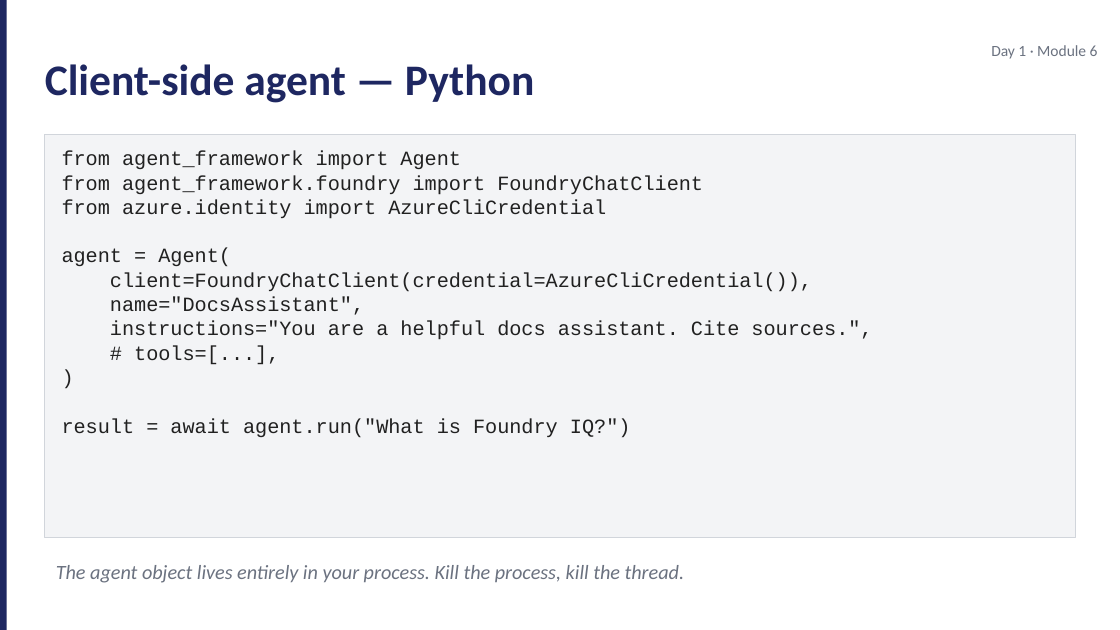
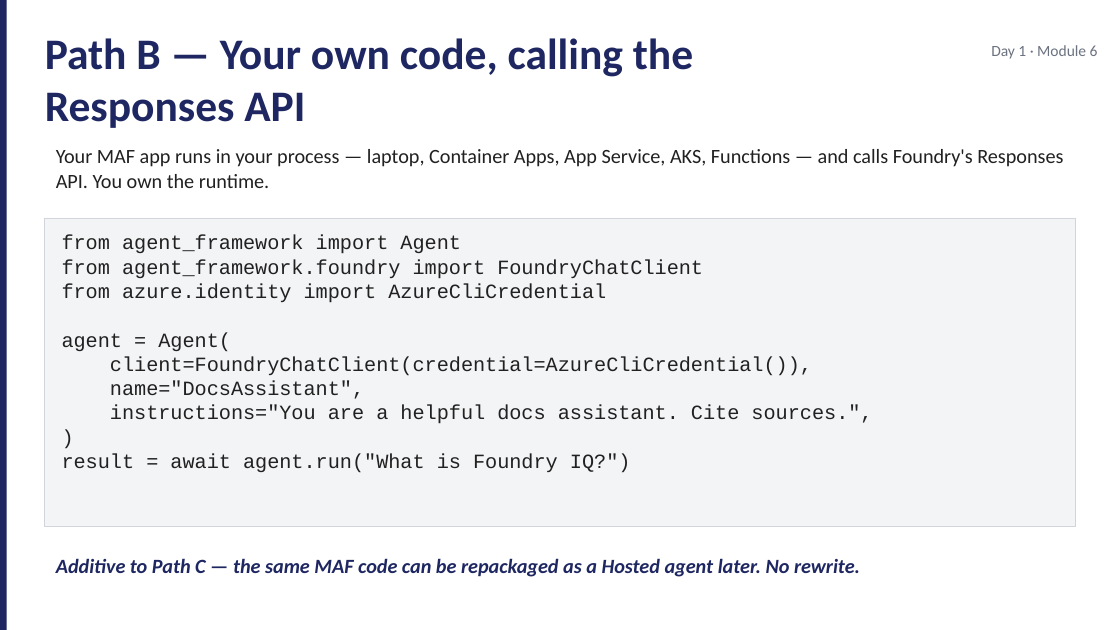
Before and after one commit to JimPiquant/Building-AI-Apps-and-Agents, a slide deck: slide 4 of decks/day1/module-6-hosting-styles.pptx (slide 3 before the commit). Drawn at 1120x630 pixels with LibreOffice and Linux fonts; fonts in the diff are those of the drawing. Boxes give left, top, right and bottom in pixels: in the first picture for what was removed or moved away, otherwise in the second. Text is boxed around its words. In the diff, an @@ line names an element or a change of style, - is before the commit and + after.

```diff
--- a/decks/day1/module-6-hosting-styles.pptx
+++ b/decks/day1/module-6-hosting-styles.pptx
@@ text at <box>45,38,693,128</box>: text changed @@
-Client-side agent — Python
+Path B — Your own code, calling the Responses API
@@ text added at <box>56,149,1063,188</box>, 13 pt, text #212121 @@
+Your MAF app runs in your process — laptop, Container Apps, App Service, AKS, Functions — and calls Foundry's Responses API. You own the runtime.
@@ rectangle: place and size @@
-rectangle at <box>45,134,1075,538</box>
+rectangle at <box>45,218,1075,526</box>
@@ text "from agent_framework import Agent": place and size @@
-text "from agent_framework import Agent" at <box>62,151,872,438</box>
+text "from agent_framework import Agent" at <box>62,235,872,473</box>
@@ text at <box>134,345,279,365</box>: paragraph removed @@
-# tools=[...],
@@ text removed at <box>56,565,684,583</box> @@
-The agent object lives entirely in your process. Kill the process, kill the thread.
@@ text added at <box>56,558,860,577</box>, 13 pt, text #1E2761, bold, italic @@
+Additive to Path C — the same MAF code can be repackaged as a Hosted agent later. No rewrite.
```
Also in this commit, not shown: 7 other slides changed, 5 slides added, 4 slides removed, 26 other files.
